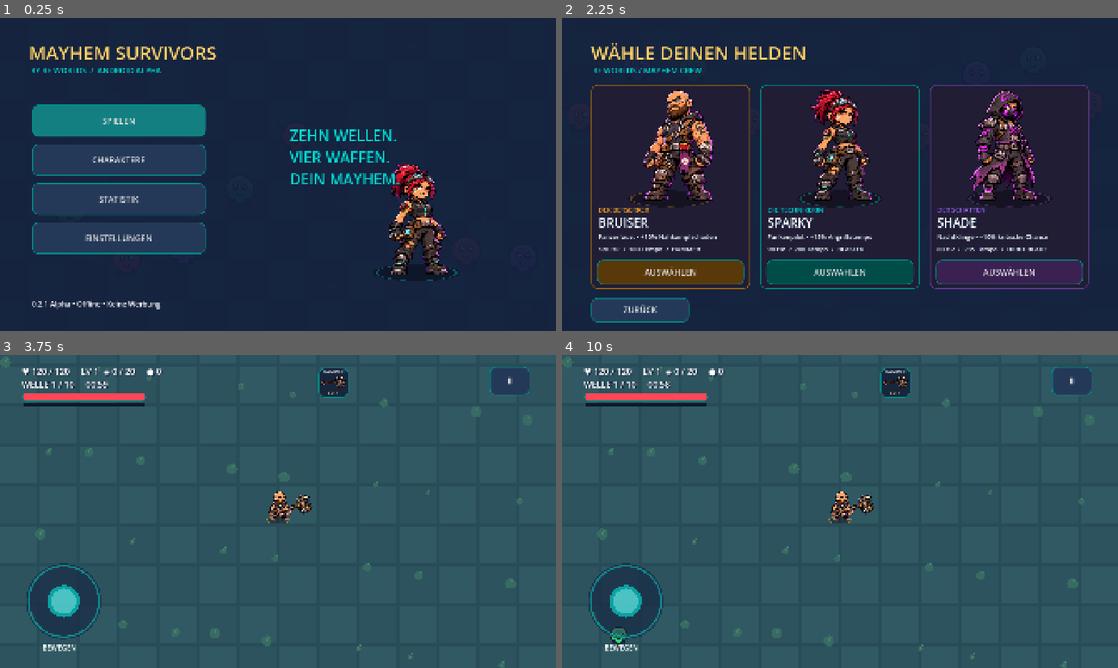
Above: before the commit, frames 1-4 (two rows, left to right).
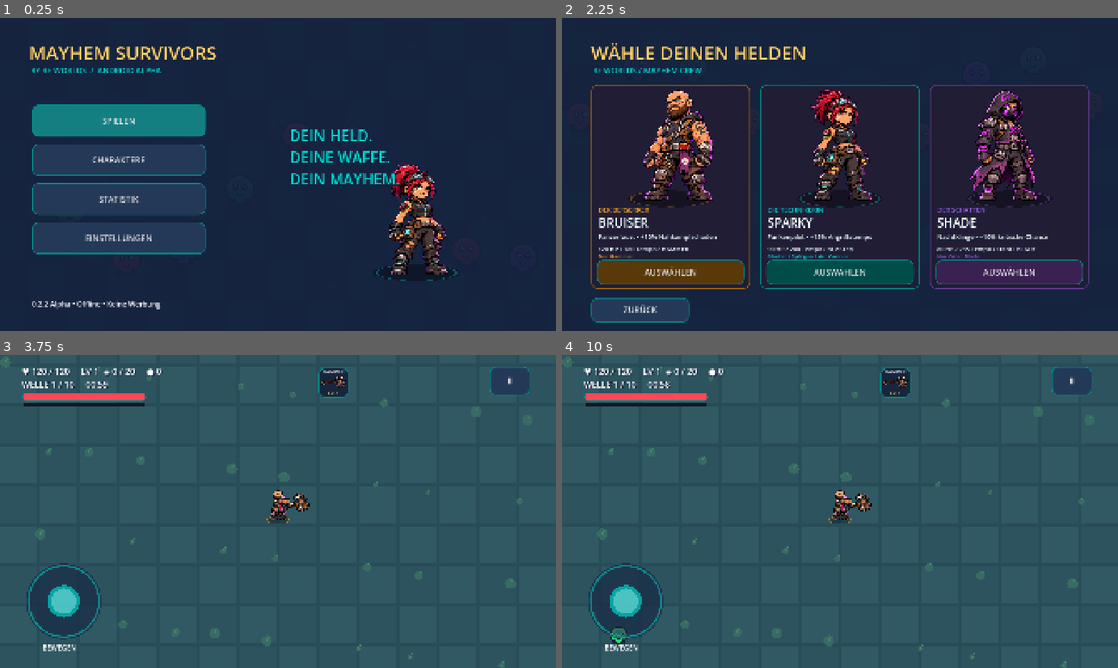
Above: after the commit, the same moments.

Repository: Whiskymitschuss/Match3
Game: Godot game, scene res://scenes/boot/main.tscn
The game is run twice, just before and just after one commit, with the same random seed, the same clock (stepped at 60 frames per second) and the same inputs.
Inputs:
- Up to frame 1 (0.25 s): no input
- Up to frame 2 (2.25 s): click "SPIELEN" at 0.5 s; click "ZURÜCK" at 1.25 s; click "CHARAKTERE" at 2 s
- Up to frame 3 (3.75 s): click "AUSWÄHLEN" at 2.75 s; click "LOS GEHT’S" at 3.5 s
- Up to frame 4 (10 s): click "Ⅱ" at 4.25 s; click "EINSTELLUNGEN" at 5 s; click "ZURÜCK" at 5.75 s; click "HAUPTMENÜ" at 6.5 s; click "WEITERSPIELEN" at 7.25 s; click "FORTSETZEN" at 8 s; click "Ⅱ" at 8.75 s; click "FORTSETZEN" at 9.5 s

The runs differ from the first frame. In frame 1, 0.9% of the frame differs, in the area x 7-72%, y 35-93%; in frame 2, 0.6%; in frame 3, 0.4%; in frame 4, 0.4%.

Commit message:
Fix duplicated-hand appearance with two-hand rig and add provisional class weapon restrictions

Diff:
--- a/MayhemSurvivors/data/characters/characters.json
+++ b/MayhemSurvivors/data/characters/characters.json
@@ -9,7 +9,10 @@
     "description": "Panzerfaust \u2022 +10% Nahkampfschaden",
     "melee_bonus": 0.1,
     "attack_speed_bonus": 0,
-    "crit_bonus": 0
+    "crit_bonus": 0,
+    "allowed_weapons": [
+      "hammer"
+    ]
   },
   {
     "id": "sparky",
@@ -21,7 +24,12 @@
     "description": "Funkenpilot \u2022 +15% Angriffstempo",
     "melee_bonus": 0,
     "attack_speed_bonus": 0.15,
-    "crit_bonus": 0
+    "crit_bonus": 0,
+    "allowed_weapons": [
+      "blaster",
+      "splitgun",
+      "arc"
+    ]
   },
   {
     "id": "shade",
@@ -33,6 +41,9 @@
     "description": "Nachtklinge \u2022 +10% kritische Chance",
     "melee_bonus": 0,
     "attack_speed_bonus": 0,
-    "crit_bonus": 0.1
+    "crit_bonus": 0.1,
+    "allowed_weapons": [
+      "orbit"
+    ]
   }
 ]
--- a/MayhemSurvivors/project.godot
+++ b/MayhemSurvivors/project.godot
@@ -1,7 +1,7 @@
 config_version=5
 [application]
 config/name="Mayhem Survivors"
-config/version="0.2.1 Alpha"
+config/version="0.2.2 Alpha"
 run/max_fps=60
 run/main_scene="res://scenes/boot/main.tscn"
 config/features=PackedStringArray("4.6", "GL Compatibility")
--- a/MayhemSurvivors/scripts/combat/combat_visuals.gd
+++ b/MayhemSurvivors/scripts/combat/combat_visuals.gd
@@ -1,6 +1,7 @@
 extends RefCounted
 # Cosmetic state only: no damage, collision, cooldown or gameplay RNG access.
 const Art = preload('res://scripts/ui/combat_art.gd')
+const HeroArt = preload('res://scripts/ui/character_art.gd')
 var game: Node2D
 var rigs: Dictionary = {}
 var fx: Array = []
@@ -13,6 +14,7 @@
 	rigs.clear()
 	fx.clear()
 	aim_clock=0
+	target_direction=Vector2.RIGHT
 	impact_sound_clock=0
 func rig(id: String) -> Dictionary:
 	if not rigs.has(id): rigs[id]={'angle':target_direction.angle(),'pulse':0.0,'swing':0.0}
@@ -55,45 +57,118 @@
 	push({'kind':'impact','pos':pos,'life':.19,'full':.19,'skin':game.selected,'weapon':weapon,'hostile':hostile})
 func beam(origin: Vector2, target: Vector2):
 	push({'kind':'beam','pos':origin,'end':target,'life':.22,'full':.22,'skin':game.selected})
-func anchor(direction: Vector2, index: int) -> Vector2:
-	# Main weapon is carried at torso height; other slots flank it without covering the face.
-	var slots=[Vector2(0,0),Vector2(-43,18),Vector2(39,24),Vector2(-25,43)]
-	return game.player.position+Vector2(0,-3)+direction*12+slots[index%4]
+func primary_id() -> String:
+	for w in game.weapons:
+		if w.id!='orbit': return w.id
+	return ''
+
+func held_pose() -> Dictionary:
+	var id=primary_id()
+	if id=='': return {}
+	var r=rig(id)
+	var direction=Vector2.from_angle(r.angle)
+	var mirror=-1.0 if direction.x<0 else 1.0
+	var angle=r.angle
+	var center=game.player.position+Vector2(0,-9)+direction*14-direction*(r.pulse/.115)*5
+	var rect=Rect2(-32,-29,82,70)
+	var grips=[Vector2(-18,18),Vector2(12,4)]
+	if id=='hammer':
+		var progress=1.0-r.swing/.26
+		angle+=sin(progress*PI)*.8 if r.swing>0 else -.3
+		center=game.player.position+Vector2(0,-8)+direction*5
+		rect=Rect2(-14,-43,110,84)
+		grips=[Vector2(5,0),Vector2(27,0)]
+	var hands: Array[Vector2]=[]
+	for point in grips: hands.append(center+Vector2(point.x,point.y*mirror).rotated(angle))
+	return {'id':id,'center':center,'angle':angle,'mirror':mirror,'rect':rect,'hands':hands,'pulse':r.pulse}
+
+func hand_positions() -> Array:
+	var pose=held_pose()
+	if not pose.is_empty(): return pose.hands
+	# An orbit weapon never acquires fake hands; the hero keeps two neutral arms.
+	var face=game.character_facing()
+	return [game.player.position+Vector2(-19*face,5),game.player.position+Vector2(19*face,4)]
+
+func shoulder_positions() -> Array:
+	var face=game.character_facing()
+	var local=[Vector2(-9,14),Vector2(-8,10),Vector2(-13,13)][game.selected]
+	return [game.player.position+Vector2(local.x*face,-25),game.player.position+Vector2(local.y*face,-25)]
+
+func elbows(hands: Array) -> Array:
+	var shoulders=shoulder_positions()
+	var face=game.character_facing()
+	var result: Array[Vector2]=[]
+	for i in range(2):
+		var offset: Vector2=hands[i]-shoulders[i]
+		var middle: Vector2=(hands[i]+shoulders[i])*.5
+		var height=sqrt(maxf(0,18*18-offset.length_squared()*.25))
+		var normal=offset.normalized().orthogonal()
+		var a=middle+normal*height
+		var b=middle-normal*height
+		var side=(-1 if i==0 else 1)*face
+		if primary_id()=='': result.append(middle+Vector2(side*3,0))
+		else: result.append(a if a.x*side>b.x*side else b)
+	return result
+
+func arm_segment(a: Vector2, b: Vector2, width: float, color: Color):
+	var outline=Color('#10111C')
+	game.draw_line(a,b,outline,width+3,true)
+	for end in [a,b]: game.draw_circle(end,width*.5+1.5,outline)
+	game.draw_line(a,b,color,width,true)
+	for end in [a,b]: game.draw_circle(end,width*.5,color)
+	var side=(b-a).normalized().orthogonal()*width*.18
+	game.draw_line(a+side,b+side,color.lightened(.25),maxf(1,width*.22),true)
+
+func draw_arms(hands: Array):
+	var shoulders=shoulder_positions()
+	var bends=elbows(hands)
+	var skin=[Color('#BA8052'),Color('#D59B76'),Color('#343046')][game.selected]
+	var width=8.0 if game.selected==0 else 6.0
+	for i in range(2):
+		arm_segment(shoulders[i],bends[i],width,skin)
+		arm_segment(bends[i],hands[i],width*.85,skin.darkened(.08))
+		# Wrist guards connect naturally to the glove components.
+		arm_segment(hands[i].lerp(bends[i],.22),hands[i],width,Color('#272332'))
+
+func draw_hands(hands: Array):
+	var bends=elbows(hands)
+	for i in range(2):
+		var angle=(hands[i]-bends[i]).angle()
+		game.draw_set_transform(hands[i],angle,Vector2(1,1 if i==0 else -1))
+		game.draw_texture_rect_region(HeroArt.GAMEPLAY_TEXTURE,Rect2(-19,-17,38,34),HeroArt.hand_region(game.characters[game.selected].id))
+		game.draw_set_transform(Vector2.ZERO)
+
 func draw_weapons(behind: bool = false):
-	for i in range(game.weapons.size()):
-		var w=game.weapons[i]
-		var r=rig(w.id)
-		var direction=Vector2.from_angle(r.angle)
-		var color=Art.color_for(game.selected)
-		if w.id=='orbit':
-			if behind: continue
-			var angle=game.orbit_angle
-			var radius=110+5*(w.level-1)
-			game.draw_arc(game.player.position,radius,angle-.65,angle,16,Color(color,.3),8,true)
-			game.draw_arc(game.player.position,radius,angle-.35,angle,12,Color(color,.7),3,true)
-			game.draw_set_transform(game.player.position+Vector2.from_angle(angle)*radius,angle+PI*.5)
-			game.draw_texture_rect_region(Art.TEXTURE,Rect2(-34,-34,68,68),Art.weapon('orbit'))
-			game.draw_set_transform(Vector2.ZERO)
-			continue
-		if behind != (direction.y<-.25): continue
-		var pos=anchor(direction,i)
-		if w.id=='hammer':
-			var swing=1.0-r.swing/.26
-			var offset=lerpf(-1.5,.6,swing) if r.swing>0 else -.3
-			game.draw_set_transform(pos,r.angle+offset,Vector2(1,-1 if direction.x<0 else 1))
-			game.draw_texture_rect_region(Art.TEXTURE,Rect2(-17,-43,114,86),Art.weapon('hammer'))
-			game.draw_set_transform(Vector2.ZERO)
-		else:
-			var kick=r.pulse/.115
-			pos-=direction*kick*7
-			game.draw_set_transform(pos,r.angle,Vector2(1,-1 if direction.x<0 else 1))
-			game.draw_texture_rect_region(Art.TEXTURE,Rect2(-32,-29,82,70),Art.weapon(w.id))
-			if r.pulse>0:
+	var pose=held_pose()
+	var pose_behind=false if pose.is_empty() else Vector2.from_angle(pose.angle).y<-.25
+	if behind==pose_behind:
+		var hands=hand_positions()
+		draw_arms(hands)
+		if not pose.is_empty():
+			game.draw_set_transform(pose.center,pose.angle,Vector2(1,pose.mirror))
+			game.draw_texture_rect_region(Art.TEXTURE,pose.rect,Art.weapon(pose.id))
+			if pose.id!='hammer' and pose.pulse>0:
+				var color=Art.color_for(game.selected)
+				var kick=pose.pulse/.115
 				var muzzle=Vector2(44,-6)
 				var star=PackedVector2Array([muzzle+Vector2(-7,-4),muzzle+Vector2(7,-15),muzzle+Vector2(10,-5),muzzle+Vector2(27,0),muzzle+Vector2(10,6),muzzle+Vector2(6,14),muzzle+Vector2(-5,5)])
 				game.draw_colored_polygon(star,Color(color,.8*kick))
 				game.draw_line(muzzle,muzzle+Vector2(15,0),Color(1,1,1,kick),5,true)
 			game.draw_set_transform(Vector2.ZERO)
+		draw_hands(hands)
+	if behind: return
+	# Orbit Blade is a free orbiting weapon, never another pair of holding arms.
+	for w in game.weapons:
+		if w.id!='orbit': continue
+		var angle=game.orbit_angle
+		var radius=110+5*(w.level-1)
+		var color=Art.color_for(game.selected)
+		game.draw_arc(game.player.position,radius,angle-.65,angle,16,Color(color,.3),8,true)
+		game.draw_arc(game.player.position,radius,angle-.35,angle,12,Color(color,.7),3,true)
+		game.draw_set_transform(game.player.position+Vector2.from_angle(angle)*radius,angle+PI*.5)
+		game.draw_texture_rect_region(Art.TEXTURE,Rect2(-34,-34,68,68),Art.weapon('orbit'))
+		game.draw_set_transform(Vector2.ZERO)
+
 func draw_shots():
 	for s in game.shots:
 		if not s.active: continue
--- a/MayhemSurvivors/scripts/core/game.gd
+++ b/MayhemSurvivors/scripts/core/game.gd
@@ -246,9 +246,9 @@
 	ui_root.add_child(stack)
 	for item in [play_button,char_button,stats_button,settings_button]:
 		item.reparent(stack)
-	label_at('0.2.1 Alpha • Offline • Keine Werbung',Vector2(110,970),25)
+	label_at('0.2.2 Alpha • Offline • Keine Werbung',Vector2(110,970),25)
 	portrait(Vector2(1240,495),1,1.1)
-	label_at('ZEHN WELLEN.\nVIER WAFFEN.\nDEIN MAYHEM.',Vector2(1000,370),52,TEAL)
+	label_at('DEIN HELD.\nDEINE WAFFE.\nDEIN MAYHEM.',Vector2(1000,370),52,TEAL)
 
 func portrait(pos: Vector2, index: int, factor: float = 1.0, mode: String = 'portrait'):
 	var art = Control.new()
@@ -280,7 +280,8 @@
 		label_at(roles[i],Vector2(x+25,645),23,Color(c.color))
 		label_at(c.name,Vector2(x+25,677),42,Color.WHITE)
 		label_at(c.description,Vector2(x+25,739),22)
-		label_at('%d HP  /  %d Tempo  /  %s' % [c.hp,c.speed,weapon_data[c.weapon].name],Vector2(x+25,782),22)
+		label_at('%d HP / %d Tempo / %s' % [c.hp,c.speed,weapon_data[c.weapon].name],Vector2(x+25,782),21)
+		label_at(['Nur Hammer','Blaster / Splitgun / Arc Cannon','Nur Orbit Blade'][i],Vector2(x+25,808),19,Color(c.color))
 		button('AUSWÄHLEN',Vector2(x+20,835),Vector2(510,85),func(): selected=i; start_run(),Color(c.color).darkened(.65))
 	button('ZURÜCK',Vector2(100,965),Vector2(340,85),main_menu)
 
@@ -596,11 +597,18 @@
 func required_xp() -> int:
 	return roundi(20*pow(1.18,level-1))
 
+func has_projectile_weapon() -> bool:
+	for w in weapons:
+		if w.id in ['blaster','splitgun']: return true
+	return false
+
 func valid_upgrade(id: String) -> bool:
 	var count = int(upgrade_counts.get(id,0))
 	match id:
 		'heal': return hp<max_hp
 		'crit': return crit<.75
+		'projectile':
+			return upgrade_counts.get(id,0)<6 and has_projectile_weapon()
 		'multi':
 			var suitable = false
 			for w in weapons:
@@ -608,7 +616,7 @@
 			return suitable and multishot<4
 		'armor': return armor<20
 		'speed': return count<8
-		'magnet','projectile': return count<6
+		'magnet': return count<6
 		'rapid': return count<10
 	return true
 
@@ -648,10 +656,21 @@
 		'heal': hp=minf(max_hp,hp+25)
 		'multi': multishot=mini(4,multishot+1)
 
+func allowed_weapon_ids() -> Array:
+	return characters[selected].allowed_weapons
+
+func can_equip_weapon(id: String) -> bool:
+	return allowed_weapon_ids().has(id)
+
+func class_weapon_summary() -> String:
+	var names: Array[String]=[]
+	for id in allowed_weapon_ids(): names.append(weapon_data[id].name)
+	return ' / '.join(names)
+
 func generate_offers():
 	offers.clear()
 	var pool: Array = []
-	for id in weapon_data:
+	for id in allowed_weapon_ids():
 		var existing = weapon_level(id)
 		if (existing==0 and weapons.size()<4) or (existing>0 and existing<5):
 			pool.append({'type':'weapon','id':id,'name':weapon_data[id].name,'description':'Neue Waffe' if existing==0 else 'Waffenlevel %d → %d' % [existing,existing+1],'price':int((18+wave_number*5)*(1+existing*.3)),'rarity':'SELTEN' if id in ['arc','orbit'] else 'STANDARD'})
@@ -685,7 +704,7 @@
 	ui_root.add_child(icon)
 
 func show_shop():
-	backdrop('MAYHEM MARKET','Welle %d überlebt • %d Coins • Maximal vier Waffen' % [wave_number,coins])
+	backdrop('MAYHEM MARKET','%s • %d Coins • %s' % [characters[selected].name,coins,class_weapon_summary()])
 	for i in range(offers.size()):
 		var o = offers[i]
 		var x = 85+i*455
@@ -709,6 +728,7 @@
 	var o = offers[index]
 	if o.get('sold',false) or coins<o.price: return false
 	if o.type=='weapon':
+		if not can_equip_weapon(o.id): return false
 		var lvl = weapon_level(o.id)
 		if lvl>=5 or (lvl==0 and weapons.size()>=4): return false
 		if lvl==0: weapons.append({'id':o.id,'level':1,'clock':0.0})
@@ -783,6 +803,10 @@
 	for side in [-1,1]:
 		draw_circle(pos+Vector2(side*radius*.55,radius*.85),radius*.24,INK)
 
+func character_facing() -> float:
+	var x=combat_visuals.target_direction.x
+	return -1.0 if x<-.1 else (1.0 if x>.1 else facing)
+
 func draw_player_character():
 	var moving = state == State.COMBAT and move_input.length_squared()>.01
 	var stride = sin(animation_clock*12) if moving else 0.0
@@ -791,10 +815,10 @@
 	draw_set_transform(pos+Vector2(0,26),0,Vector2(1,.3))
 	draw_circle(Vector2.ZERO,33,Color(0,0,0,.3))
 	draw_arc(Vector2.ZERO,35,0,TAU,32,Color(accent,.55),3,true)
-	draw_set_transform(pos,stride*.035,Vector2(facing,1))
+	draw_set_transform(pos,stride*.035,Vector2(character_facing(),1))
 	var tint = Color(2,2,2,1) if hurt_clock>.4 else Color.WHITE
 	var rect = Rect2(Vector2(-48,-64-absf(stride)*3),Vector2(96,96))
-	draw_texture_rect_region(CharacterArt.TEXTURE,rect,CharacterArt.region(characters[selected].id,true),tint)
+	draw_texture_rect_region(CharacterArt.GAMEPLAY_TEXTURE,rect,CharacterArt.body_region(characters[selected].id),tint)
 	draw_set_transform(Vector2.ZERO)
 
 func _draw():
--- a/MayhemSurvivors/scripts/ui/character_art.gd
+++ b/MayhemSurvivors/scripts/ui/character_art.gd
@@ -1,8 +1,15 @@
 extends RefCounted
-# One shared RGBA atlas: detailed portraits above, small gameplay figures below.
-# Artwork is visual only. Collision, weapons and stats are independent.
+# Menu illustrations remain complete; the gameplay bases contain NO arms/hands.
+# Exactly two arms and glove components are attached by CombatVisuals at runtime.
 const TEXTURE = preload('res://assets/characters/heroes_atlas.png')
+const GAMEPLAY_TEXTURE = preload('res://assets/characters/hero_rig.png')
 const CELL_SIZE = Vector2(512,512)
 const INDICES = {'bruiser':0,'sparky':1,'shade':2}
 static func region(kind: String, gameplay: bool = false) -> Rect2:
 	return Rect2(Vector2(INDICES.get(kind,0)*512,512 if gameplay else 0),CELL_SIZE)
+static func body_region(kind: String) -> Rect2:
+	var size=GAMEPLAY_TEXTURE.get_size()
+	return Rect2(Vector2(INDICES.get(kind,0)*size.x/3,0),Vector2(size.x/3,size.y*.625))
+static func hand_region(kind: String) -> Rect2:
+	var size=GAMEPLAY_TEXTURE.get_size()
+	return Rect2(Vector2(INDICES.get(kind,0)*size.x/3,size.y*.625),Vector2(size.x/3,size.y*.375))
--- /dev/null
+++ b/MayhemSurvivors/tests/character_policy_test.gd
@@ -0,0 +1,64 @@
+extends SceneTree
+var passed=0
+var failed=0
+func check(ok: bool, label: String):
+	if ok:passed+=1;print('PASS ',label)
+	else:failed+=1;push_error('FAIL '+label)
+func _initialize():call_deferred('run')
+func run():
+	var g=load('res://scenes/boot/main.tscn').instantiate()
+	g.test_mode=true
+	root.add_child(g)
+	g.set_physics_process(false)
+	g.saved=g.default_save()
+	var expected=[['hammer'],['blaster','splitgun','arc'],['orbit']]
+	for hero in range(3):
+		g.selected=hero
+		g.start_run()
+		g.begin_wave()
+		check(g.allowed_weapon_ids()==expected[hero],'Character weapon policy '+str(hero))
+		check(g.can_equip_weapon(g.weapons[0].id),'Starter always permitted '+str(hero))
+		g.open_shop()
+		var valid=true
+		for sample in range(40):
+			g.generate_offers()
+			for o in g.offers:
+				if o.type=='weapon' and not expected[hero].has(o.id): valid=false
+		check(valid,'40 randomized shops contain only class weapons '+str(hero))
+		for id in g.weapon_data:
+			g.start_run()
+			g.begin_wave()
+			g.open_shop()
+			g.coins=1000
+			g.offers=[{'type':'weapon','id':id,'name':g.weapon_data[id].name,'description':'test','price':30,'rarity':'STANDARD'}]
+			var before=g.weapons.duplicate(true)
+			var result=g.buy_offer(0)
+			if expected[hero].has(id):check(result and g.coins==970,'Permitted purchase '+str(hero)+' '+id)
+			else:check(not result and g.coins==1000 and g.weapons==before,'Forbidden purchase rejected without mutation '+str(hero)+' '+id)
+		g.start_run()
+		g.begin_wave()
+		check(g.valid_upgrade('projectile')==(hero==1),'Useless projectile upgrade filtered '+str(hero))
+		check(g.valid_upgrade('multi')==(hero==1),'Useless multishot upgrade filtered '+str(hero))
+		var ids=g.weapon_summary()
+		for u in g.upgrades:g.apply_upgrade(u[0])
+		check(ids==g.weapon_summary(),'Stat upgrades cannot grant cross-class weapons '+str(hero))
+		# Synthetic legacy inventory: even then, the rig provides just one two-hand pose.
+		g.weapons=[]
+		for id in ['blaster','splitgun','arc','hammer']:g.weapons.append({'id':id,'level':3,'clock':0.0})
+		var geometry_ok=true
+		for j in range(16):
+			g.combat_visuals.rig('blaster').angle=j*TAU/16
+			var pose=g.combat_visuals.held_pose()
+			var hands=g.combat_visuals.hand_positions()
+			if hands.size()!=2 or pose.id!='blaster':geometry_ok=false
+			for point in hands:
+				if not point.is_finite() or point.distance_to(g.player.position)>110:geometry_ok=false
+		check(geometry_ok,'One held weapon and exactly two finite grip points over 16 aim angles '+str(hero))
+		g.weapons=[{'id':'orbit','level':1,'clock':0.0}]
+		check(g.combat_visuals.held_pose().is_empty() and g.combat_visuals.hand_positions().size()==2,'Orbit weapon adds no extra holding hands '+str(hero))
+		g.cleanup()
+		check(g.combat_visuals.rigs.is_empty() and g.combat_visuals.fx.is_empty(),'Rig state cleared on restart '+str(hero))
+	print('CHARACTER POLICY RESULT ',passed,' passed, ',failed,' failed')
+	g.queue_free()
+	await process_frame
+	quit(0 if failed==0 else 1)
--- /dev/null
+++ b/MayhemSurvivors/tests/grip_capture.gd
@@ -0,0 +1,46 @@
+extends SceneTree
+var game
+func _initialize():call_deferred('run')
+func capture(name: String):
+	game.queue_redraw()
+	await process_frame
+	await process_frame
+	await RenderingServer.frame_post_draw
+	root.get_texture().get_image().save_png('res://tests/'+name+'.png')
+func run():
+	game=load('res://scenes/boot/main.tscn').instantiate()
+	game.test_mode=true
+	root.add_child(game)
+	game.set_physics_process(false)
+	game.character_select()
+	await capture('grip_characters')
+	for hero in range(3):
+		game.selected=hero
+		game.start_run()
+		game.begin_wave()
+		game.spawn_enemy('tank')
+		game.enemies[0].pos=game.player.position+Vector2(78 if hero==0 else 230,-20)
+		game.enemies[0].hp=10000
+		game.combat_visuals.update(.016)
+		game.update_weapons(.016)
+		game.combat_visuals.update(.07)
+		game.update_shots(.07)
+		game.camera.reset_smoothing()
+		game.refresh_hud()
+		await capture('grip_'+str(game.characters[hero].id))
+		game.camera.zoom=Vector2(3.4,3.4)
+		game.camera.reset_smoothing()
+		await capture('grip_close_'+str(game.characters[hero].id))
+		game.camera.zoom=Vector2(1.15,1.15)
+		if hero==1:
+			game.weapons=[{'id':'blaster','level':2,'clock':0.0},{'id':'splitgun','level':2,'clock':0.0},{'id':'arc','level':2,'clock':0.0}]
+			game.update_weapons(.016)
+			game.camera.reset_smoothing()
+			await capture('grip_sparky_all')
+		game.cleanup()
+		game.coins=1000
+		game.open_shop()
+		await capture('grip_shop_'+str(game.characters[hero].id))
+	game.queue_free()
+	await process_frame
+	quit()
Binary file added: MayhemSurvivors/assets/characters/hero_rig.png
Not shown, added: MayhemSurvivors/assets/characters/hero_rig.png.import
Not shown, changed: MayhemSurvivors/builds/android/SHA256SUMS.txt
Not shown, changed: MayhemSurvivors/export_presets.cfg
Not shown, added: MayhemSurvivors/tests/character_policy_test.gd.uid
Binary file added: MayhemSurvivors/tests/grip_bruiser.png
Not shown, added: MayhemSurvivors/tests/grip_bruiser.png.import
Not shown, added: MayhemSurvivors/tests/grip_capture.gd.uid
Binary file added: MayhemSurvivors/tests/grip_characters.png
Binary file added: MayhemSurvivors/tests/grip_close_bruiser.png
Not shown, added: MayhemSurvivors/tests/grip_close_bruiser.png.import
Binary file added: MayhemSurvivors/tests/grip_close_shade.png
(and 30 more such lines)
